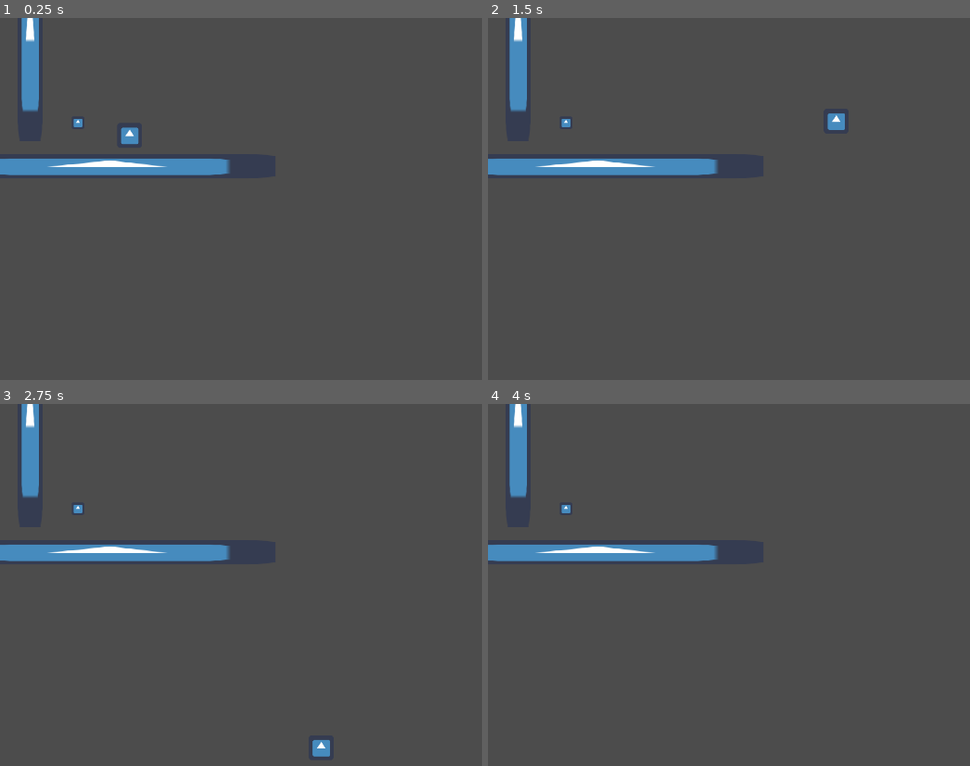
Above: before the commit, frames 1-4 (two rows, left to right).
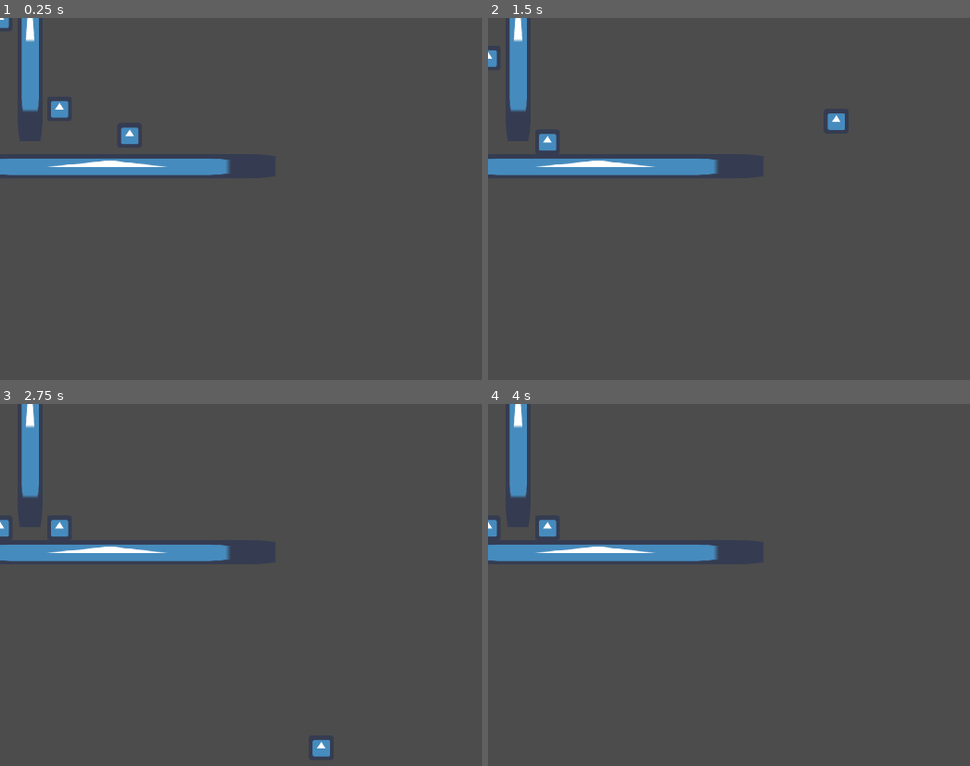
Above: after the commit, the same moments.

Repository: ko-redtruck/arctic-nightmare
Game: Godot game, scene res://TestWorld.tscn
The game is run twice, just before and just after one commit, with the same random seed, the same clock (stepped at 60 frames per second) and the same inputs. This scene is started directly instead of the project's main scene. The engine's default icon, where the game draws it, is replaced by a stand-in: a white triangle on a blue panel in a dark square.
Inputs:
- Up to frame 1 (0.25 s): no input
- Up to frame 2 (1.5 s): hold D (ui_right) from 0.53 s (still down); tap E (ui_pickup, bound only before the commit) at 0.6 s; tap Up (ui_up) at 0.77 s; tap Q (ui_pick_up_or_drop, bound only after the commit) at 0.8, 1.35 s
- Up to frame 3 (2.75 s): tap Up (ui_up) at 1.52 s; tap E (ui_pickup, bound only before the commit) at 1.55, 2.1 s; release D (ui_right) at 2.03 s; hold A (ui_left) from 2.03 s (still down); tap Q (ui_pick_up_or_drop, bound only after the commit) at 2.3 s
- Up to frame 4 (4 s): release A (ui_left) at 2.78 s; hold D (ui_right) from 2.78 s (still down); tap Q (ui_pick_up_or_drop, bound only after the commit) at 2.85, 3.8 s; tap Up (ui_up) at 3.02, 3.77 s; tap E (ui_pickup, bound only before the commit) at 3.05, 3.6 s; tap Enter at 3.5 s

The runs differ from the first frame. In frame 1, 0.3% of the frame differs, in the area x 0-18%, y 0-31%; in frame 2, 0.3%, in the area x 0-18%, y 8-37%; in frame 3, 0.3%; in frame 4, 0.3%.

Commit message:
Add Rigidbody Items to pick_up/drop/use

Diff:
--- a/Item.gd
+++ /dev/null
@@ -1,16 +0,0 @@
-extends Node
-
-
-# Declare member variables here. Examples:
-# var a = 2
-# var b = "text"
-
-
-# Called when the node enters the scene tree for the first time.
-func _ready():
-	pass # Replace with function body.
-
-
-# Called every frame. 'delta' is the elapsed time since the previous frame.
-#func _process(delta):
-#	pass
--- a/Player2D.gd
+++ b/Player2D.gd
@@ -11,6 +11,51 @@
 func _ready():
 	pass # Replace with function body.
 
+func drop_equipped_item():
+	var current_item = get_equipped_item()
+	$ItemHolder.remove_child(current_item)
+	current_item.get_node("CollisionShape2D").disabled = false
+	current_item.set_mode(RigidBody2D.MODE_RIGID)
+	current_item.position = self.position + $ItemHolder.position
+	self.get_parent().add_child(current_item)
+
+func has_equipped_item():
+	return self.get_equipped_item() != null
+
+func use_equipped_item():
+	return self.get_equipped_item().use_on(self)
+
+func equip(item):
+	if self.has_equipped_item():
+		self.drop_equipped_item()
+
+	print("Equipping ",item, item.get_node("CollisionShape2D"))
+	item.get_node("CollisionShape2D").disabled = true
+	item.set_mode(RigidBody2D.MODE_STATIC)
+
+	item.position = Vector2(0, 0)
+	$ItemHolder.add_child(item)
+
+func kill():
+	print("Player died")
+
+func get_equipped_item():
+	if $ItemHolder.get_child_count() < 1:
+		return null
+	else:
+		return $ItemHolder.get_child(0)
+
+func get_nearest_item_in_world():
+	var distance_to_nearest_item = INF
+	var nearest_item = null
+	var current_item = self.get_equipped_item()
+	for node in $PickUpArea.get_overlapping_bodies():
+			if node.is_in_group("Items") and node != current_item:
+				var distance_to_item = node.position.distance_to(self.position)
+				if distance_to_item < distance_to_nearest_item:
+					nearest_item = node
+					distance_to_nearest_item = distance_to_item
+	return nearest_item
 
 func _physics_process(delta):
 	var walk_force = WALK_SPEED * (Input.get_action_strength("ui_right") - Input.get_action_strength("ui_left"))
@@ -29,7 +74,13 @@
 	if (is_on_floor() or is_on_wall()) and Input.is_action_just_pressed("ui_up"):
 		velocity.y += -JUMP_SPEED
 
-	if Input.is_action_just_pressed("ui_pickup"):
-		for node in $PickupArea.get_overlapping_bodies():
-			if node.is_in_group("Items"):
-				print(node)
+	if Input.is_action_just_pressed("ui_pick_up_or_drop"):
+		var item = get_nearest_item_in_world()
+		if item != null:
+			item.pick_up_on(self)
+		elif self.has_equipped_item():
+			self.drop_equipped_item()
+
+	if Input.is_action_just_pressed("ui_use"):
+		if self.has_equipped_item():
+			self.use_equipped_item()
--- a/TestWorld.tscn
+++ b/TestWorld.tscn
@@ -2,9 +2,7 @@
 
 [ext_resource path="res://Player2D.gd" type="Script" id=1]
 [ext_resource path="res://icon.png" type="Texture" id=2]
-
-[sub_resource type="CircleShape2D" id=5]
-radius = 35.7771
+[ext_resource path="res://items/Item.tscn" type="PackedScene" id=4]
 
 [sub_resource type="CapsuleShape2D" id=2]
 radius = 30.0
@@ -21,22 +19,14 @@
 
 [node name="TestWorld" type="Node2D"]
 
-[node name="Item" type="StaticBody2D" parent="." groups=["Items"]]
-position = Vector2( 202, 272 )
+[node name="Item3" parent="." instance=ExtResource( 4 )]
+position = Vector2( 154, 233 )
 scale = Vector2( 0.5, 0.5 )
-
-[node name="Sprite" type="Sprite" parent="Item"]
-texture = ExtResource( 2 )
-__meta__ = {
-"_edit_lock_": true
-}
-
-[node name="CollisionShape2D" type="CollisionShape2D" parent="Item"]
-position = Vector2( 26, -98 )
-shape = SubResource( 5 )
 
 [node name="Player2D" type="KinematicBody2D" parent="."]
 position = Vector2( 162, 117 )
+collision_layer = 4
+collision_mask = 5
 script = ExtResource( 1 )
 WALK_SPEED = 400
 GRAVITY = 600
@@ -49,19 +39,23 @@
 position = Vector2( 174, 167 )
 shape = SubResource( 2 )
 
-[node name="PickupArea" type="Area2D" parent="Player2D"]
+[node name="PickUpArea" type="Area2D" parent="Player2D"]
 position = Vector2( 173, 171 )
 scale = Vector2( 0.5, 0.5 )
 
-[node name="CollisionShape2D" type="CollisionShape2D" parent="Player2D/PickupArea"]
+[node name="CollisionShape2D" type="CollisionShape2D" parent="Player2D/PickUpArea"]
 position = Vector2( 4, -4 )
 shape = SubResource( 6 )
 __meta__ = {
 "_edit_lock_": true
 }
 
+[node name="ItemHolder" type="Node2D" parent="Player2D"]
+position = Vector2( 189, 171 )
+
 [node name="StaticBody2D" type="StaticBody2D" parent="."]
 position = Vector2( -166, 103 )
+collision_mask = 7
 
 [node name="CollisionShape2D" type="CollisionShape2D" parent="StaticBody2D"]
 position = Vector2( 434, 282.25 )
@@ -75,6 +69,7 @@
 [node name="Wall" type="StaticBody2D" parent="."]
 position = Vector2( 78, -109 )
 scale = Vector2( 1, 4 )
+collision_mask = 7
 
 [node name="Sprite" type="Sprite" parent="Wall"]
 position = Vector2( 0, 37.5 )
@@ -91,4 +86,6 @@
 "_edit_lock_": true
 }
 
+[node name="Item" parent="." instance=ExtResource( 4 )]
+
 [connection signal="tree_entered" from="Player2D/CollisionShape2D" to="Player2D" method="_on_CollisionShape2D_tree_entered"]
--- /dev/null
+++ b/items/Item.gd
@@ -0,0 +1,25 @@
+extends Node
+
+
+# Declare member variables here. Examples:
+# var a = 2
+# var b = "text"
+
+
+# Called when the node enters the scene tree for the first time.
+func _ready():
+	pass # Replace with function body.
+
+func pick_up_on(player):
+	print("Picked up by", player)
+	self.get_parent().remove_child(self)
+	player.equip(self)
+
+
+func use_on(player):
+	print("Used on", player)
+
+
+func is_usable():
+	print("is Usable")
+	return true
--- /dev/null
+++ b/items/Item.tscn
@@ -0,0 +1,16 @@
+[gd_scene load_steps=4 format=2]
+
+[ext_resource path="res://icon.png" type="Texture" id=1]
+[ext_resource path="res://items/Item.gd" type="Script" id=2]
+
+[sub_resource type="CircleShape2D" id=1]
+radius = 35.0143
+
+[node name="Item" type="RigidBody2D" groups=["Items"]]
+script = ExtResource( 2 )
+
+[node name="Sprite" type="Sprite" parent="."]
+texture = ExtResource( 1 )
+
+[node name="CollisionShape2D" type="CollisionShape2D" parent="."]
+shape = SubResource( 1 )
--- a/project.godot
+++ b/project.godot
@@ -45,7 +45,12 @@
 , Object(InputEventKey,"resource_local_to_scene":false,"resource_name":"","device":0,"alt":false,"shift":false,"control":false,"meta":false,"command":false,"pressed":false,"scancode":0,"physical_scancode":87,"unicode":0,"echo":false,"script":null)
  ]
 }
-ui_pickup={
+ui_pick_up_or_drop={
+"deadzone": 0.5,
+"events": [ Object(InputEventKey,"resource_local_to_scene":false,"resource_name":"","device":0,"alt":false,"shift":false,"control":false,"meta":false,"command":false,"pressed":false,"scancode":0,"physical_scancode":81,"unicode":0,"echo":false,"script":null)
+ ]
+}
+ui_use={
 "deadzone": 0.5,
 "events": [ Object(InputEventKey,"resource_local_to_scene":false,"resource_name":"","device":0,"alt":false,"shift":false,"control":false,"meta":false,"command":false,"pressed":false,"scancode":0,"physical_scancode":69,"unicode":0,"echo":false,"script":null)
  ]
